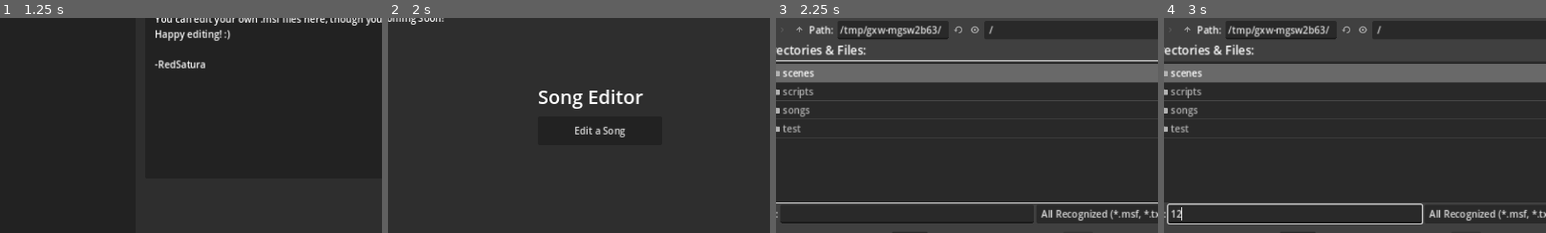
Above: before the commit, frames 1-4 (left to right).
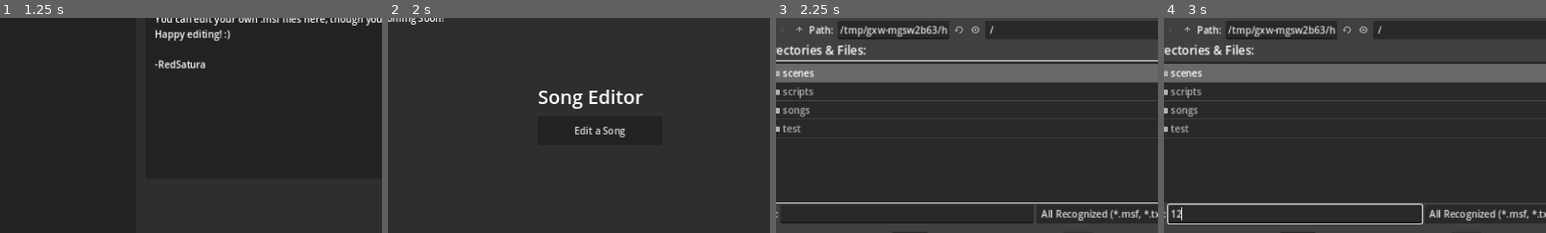
Above: after the commit, the same moments.

Repository: RedSatura/rhythm-game-3
Game: Godot game, scene res://scenes/title/title_screen.tscn
The game is run twice, just before and just after one commit, with the same random seed, the same clock (stepped at 60 frames per second) and the same inputs.
Inputs (mouse positions are % of the whole screen's width and height, from its top left):
- Up to frame 1 (1.25 s): click "Edit a Song" at 0.5 s
- Up to frame 2 (2 s): click (97, 6) at 1.25 s
- Up to frame 3 (2.25 s): click "Open File" at 2 s
- Up to frame 4 (3 s): click (39, 68) at 2.77 s; type "12" at 2.85 s
The pictures show only the part of the screen within x 22-72%, y 23-73%; the shares and areas given below are measured in that part.

Frames 1-2 are identical in both runs. In frame 3, 0.1% of the frame differs, in the area x 43-57%, y 3-10%; in frame 4, 0.1%.

Commit message:
Revert "change root subfolder for mobile"
This reverts commit 2d6ce36e76e05e5765b27f5be427557b506aacb7.

Diff:
--- a/scenes/editor/song_editor.tscn
+++ b/scenes/editor/song_editor.tscn
@@ -75,14 +75,12 @@
 ok_button_text = "Open"
 file_mode = 0
 access = 2
-root_subfolder = "storage/emulated/0"
 filters = PackedStringArray("*.msf", "*.txt")
 
 [node name="NewSongSaver" type="FileDialog" parent="."]
 initial_position = 1
 size = Vector2i(800, 400)
 access = 2
-root_subfolder = "storage/emulated/0"
 filters = PackedStringArray(".msf")
 
 [node name="Save" type="Button" parent="."]
--- a/scenes/title/title_screen.tscn
+++ b/scenes/title/title_screen.tscn
@@ -51,7 +51,6 @@
 ok_button_text = "Open"
 file_mode = 0
 access = 2
-root_subfolder = "storage/emulated/0"
 filters = PackedStringArray("*.msf", "*.txt")
 script = ExtResource("1_b3hli")
 
